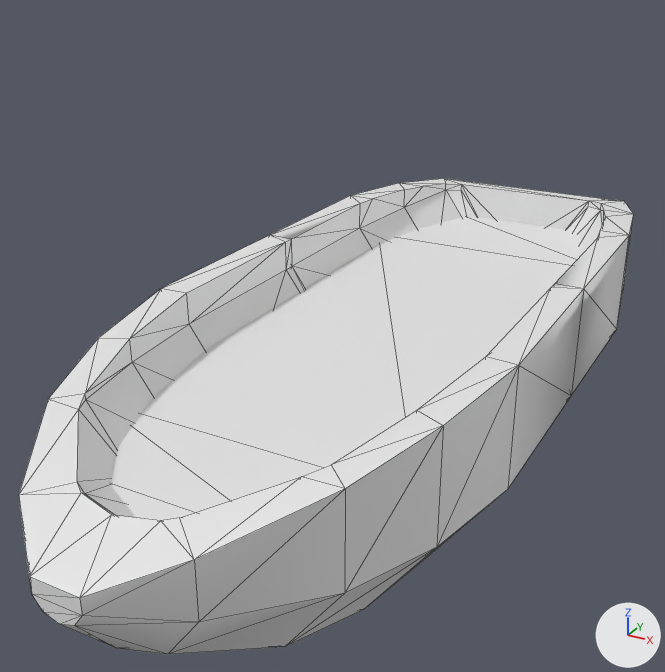
Two versions of the OBJ model game/assets/decorations/small-boat.obj, one commit apart.
One viewpoint serves both versions: a 50 mm camera at (0.729, -1.579, 0.833) aimed at (-0.081, -0.106, 0.096). Lighting does not change. The marker at lower right points along +X, +Y and +Z. Mesh edges are drawn as thin lines. Where no turn or scale is listed for an object, it has been applied to the vertices.

Objects in the first picture: 'Small_Boat_Cylinder.041'.
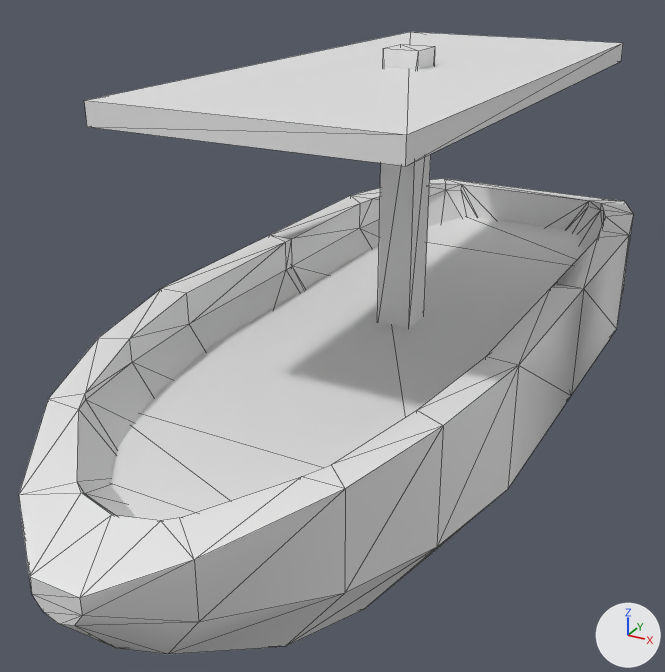
The change in detail:
me_small_boat_cylinder_041 has 157 vertices, 310 faces and spans x -0.35..0.35, y -0.95..0.91, z -0.28..0.21.
me_small_boat_cylinder_041 is used by ob_small_boat_cylinder_041; location (0.0, 0.0, 0.0).
me_small_boat_cylinder_041 part 1: a new loose piece, a box spanning x -0.261..0.261, y -0.539..0.622, z 0.566..0.604.
me_small_boat_cylinder_041 part 2: a new loose piece, a box spanning x -0.035..0.035, y 0.003..0.08, z 0.082..0.637.

Pixel boxes (x1, y1, x2, y2) of what changed, in the pictures (665 x 672 px):
'Small_Boat_Cylinder.041', reshaped (31% taller): before (19, 178, 633, 654); after (19, 32, 633, 654)
part 1 of me_small_boat_cylinder_041, added: after (84, 32, 623, 166)
part 2 of me_small_boat_cylinder_041, added: after (377, 44, 435, 328)
